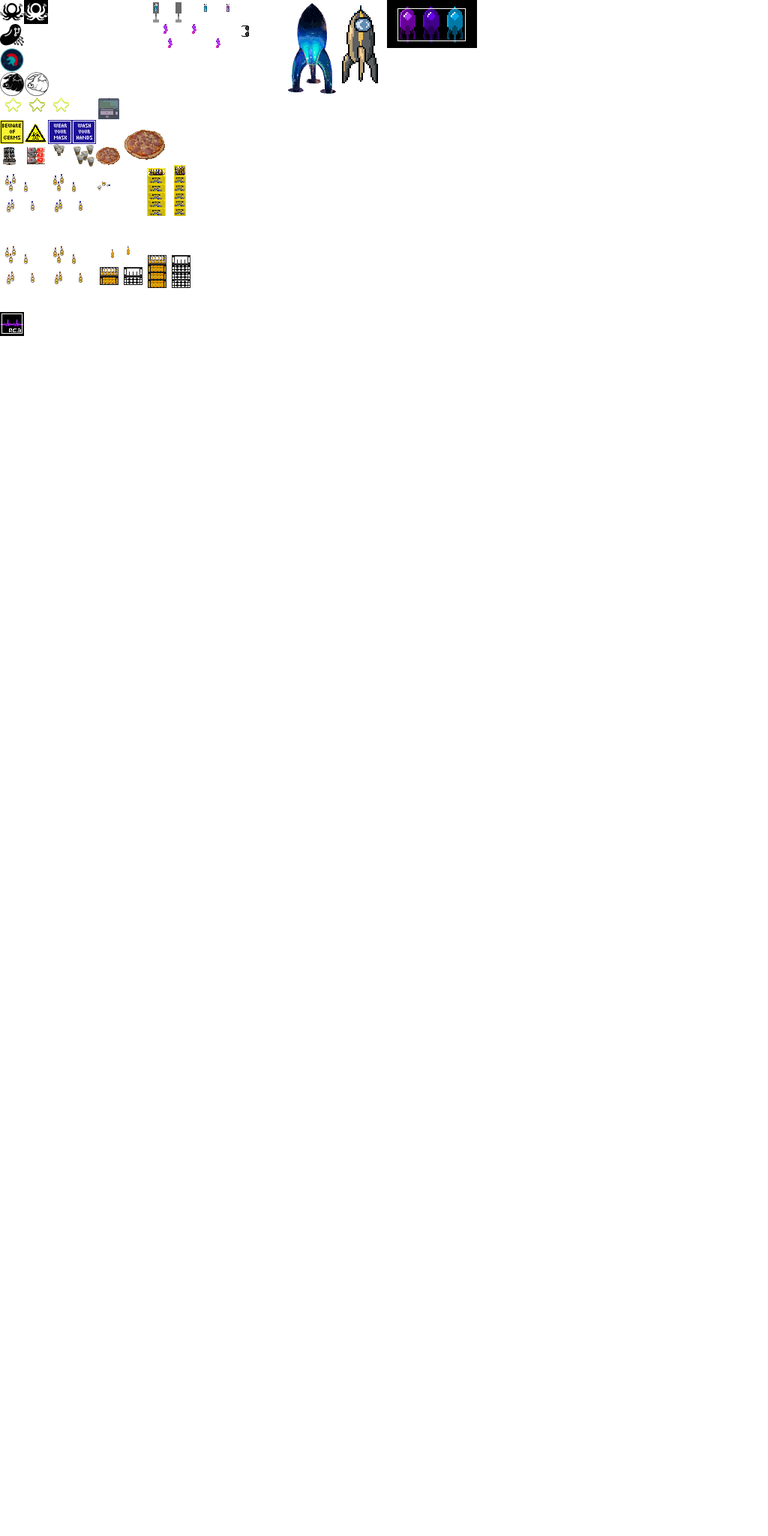
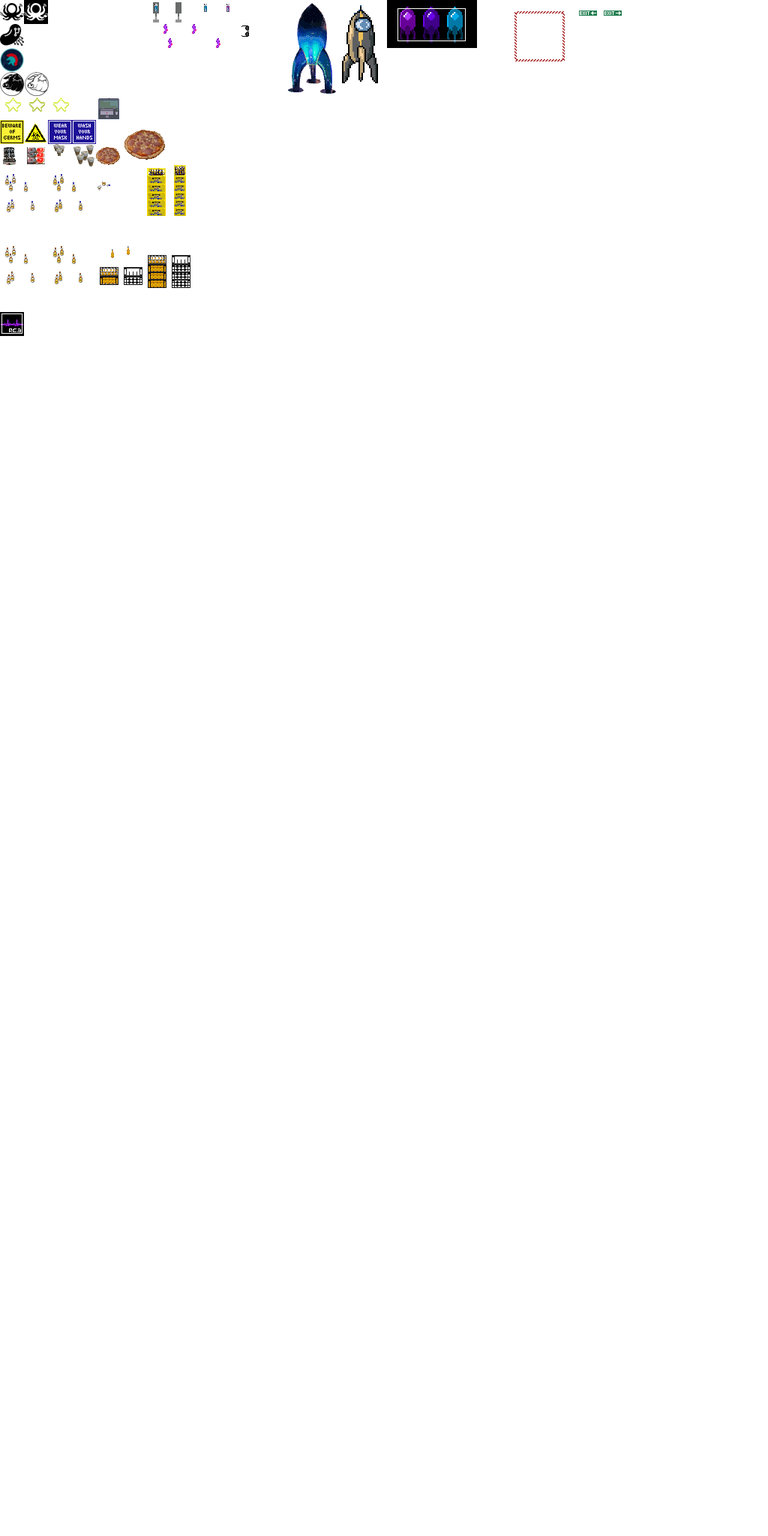
Layered file, before and after one edit (768 × 1536). Changes by layer:
added layer "Copy of barrier_tape_mid_corner_32x32_5.kra" (1st of 5) above "emergency_exit_right_32x32.kra" over [514, 15, 529, 62]
added layer "emergency_exit_right_32x32.kra" above "emergency_exit_left_32x32.kra" over [603, 10, 622, 16]
added layer "emergency_exit_left_32x32.kra" above "Copy of barrier_tape_mid_corner_32x32_5.kra" over [578, 10, 622, 16]
added layer "Copy of barrier_tape_mid_corner_32x32_5.kra" (2nd of 5) above "Copy of barrier_tape_mid_corner_32x32_5.kra" over [528, 16, 565, 62]
added layer "Copy of barrier_tape_mid_corner_32x32_5.kra" (3rd of 5) above "barrier_tape_mid_corner_32x32_5.kra" over [528, 11, 565, 56]
added layer "barrier_tape_mid_corner_32x32_5.kra" (1st of 2) above "barrier_tape_mid_corner_32x32_1.kra" over [514, 11, 529, 58]
added layer "barrier_tape_mid_corner_32x32_1.kra" above "barrier_tape_mid_corner_32x32_2.kra" over [551, 48, 565, 62]
added layer "barrier_tape_mid_corner_32x32_2.kra" above "barrier_tape_mid_corner_32x32_4.kra" over [514, 47, 565, 62]
added layer "barrier_tape_mid_corner_32x32_4.kra" above "Copy of barrier_tape_mid_corner_32x32_5.kra" over [525, 11, 565, 49]
added layer "Copy of barrier_tape_mid_corner_32x32_5.kra" (4th of 5) above "Copy of barrier_tape_mid_corner_32x32_5.kra" over [533, 48, 565, 62]
added layer "Copy of barrier_tape_mid_corner_32x32_5.kra" (5th of 5) above "barrier_tape_mid_corner_32x32_5.kra" over [521, 48, 565, 62]
added layer "barrier_tape_mid_corner_32x32_5.kra" (2nd of 2) above "barrier_tape_mid_corner_32x32_3.kra" over [527, 11, 565, 49]
added layer "barrier_tape_mid_corner_32x32_3.kra" above "fairydust_pixel_flag.kra" over [514, 11, 551, 48]
